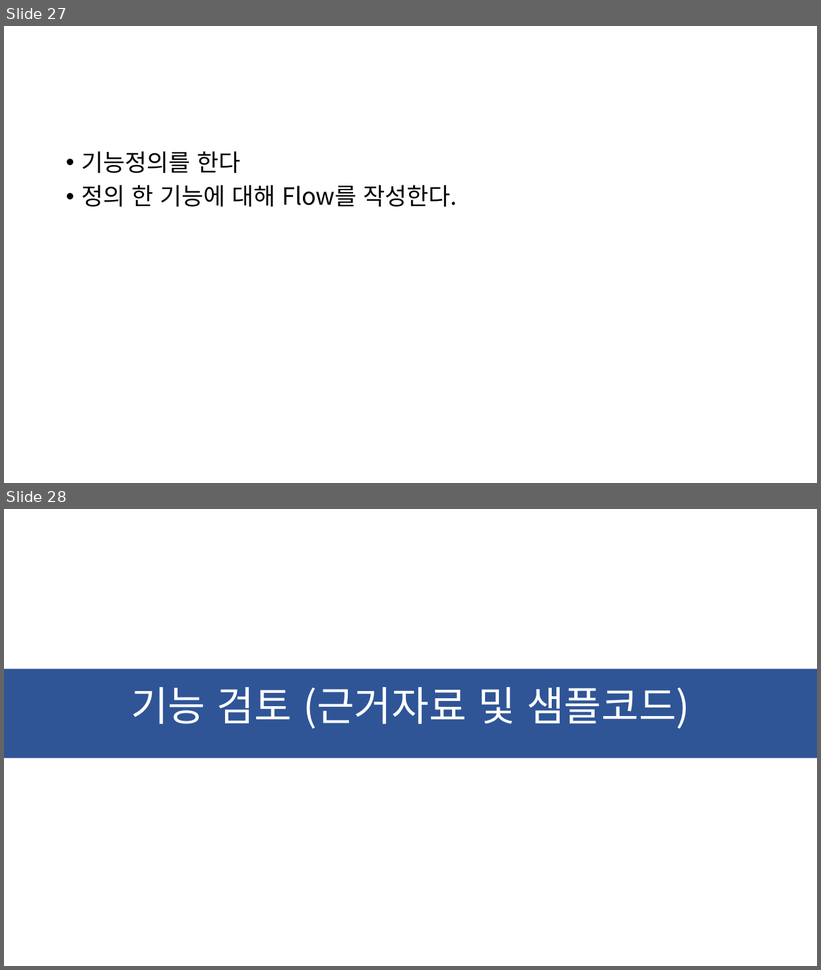
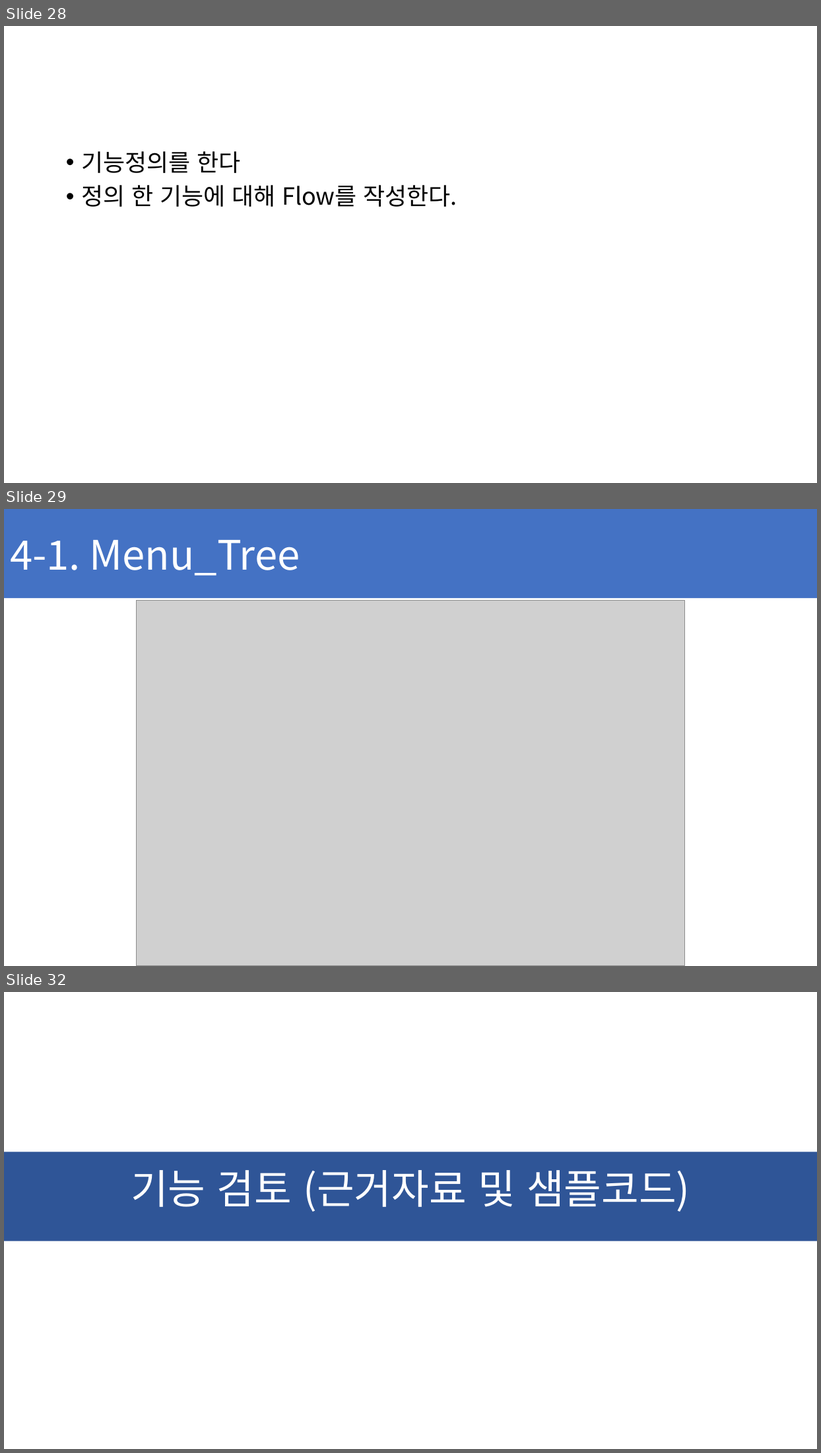
Before and after one commit to ChaeSung-Lee/DJ_InternShip, a slide deck: 2021_Summer/jp.hong/Project_BnC_jph.pptx. Shown one above the other, each under a label of ours: slides 27 and 28 before the commit, slides 28, 29 and 32 after it; the slides between them are not shown. The pictures are 821x970 and 821x1453 pixels, drawn with LibreOffice and Linux fonts; fonts in the diff are those of the drawing; grey boxes stand for pictures. Boxes give left, top, right and bottom in pixels: in the first picture for what was removed or moved away, otherwise in the second. Text is boxed around its words. In the diff, an @@ line names an element or a change of style, - is before the commit and + after.

Commit message:
add Menu_Tree, Flow_Chart

```diff
--- a/2021_Summer/jp.hong/Project_BnC_jph.pptx
+++ b/2021_Summer/jp.hong/Project_BnC_jph.pptx
@@ slide 29 added at box(4, 509, 817, 966), background #FFFFFF @@
@@ rectangle added at box(4, 509, 817, 598), fill #4472C4, 48 pt, text #FFFFFF @@
+4-1. Menu_Tree
@@ picture added at box(137, 601, 685, 966) @@
@@ what was slide 27 is now slide 28 @@
@@ what was slide 28 is now slide 32 @@
```
Also in this commit, not shown: 5 slides changed, 3 other slides added.
